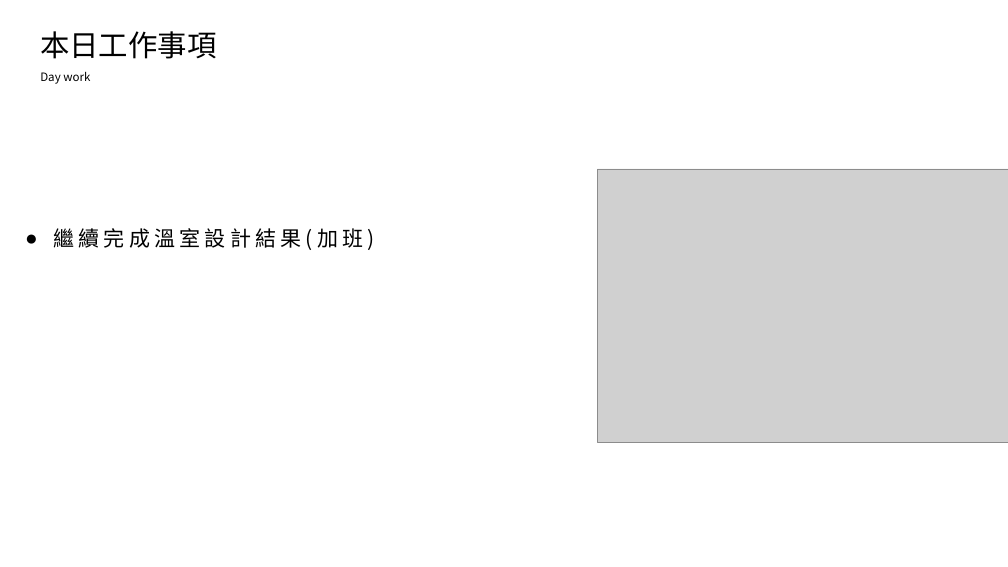
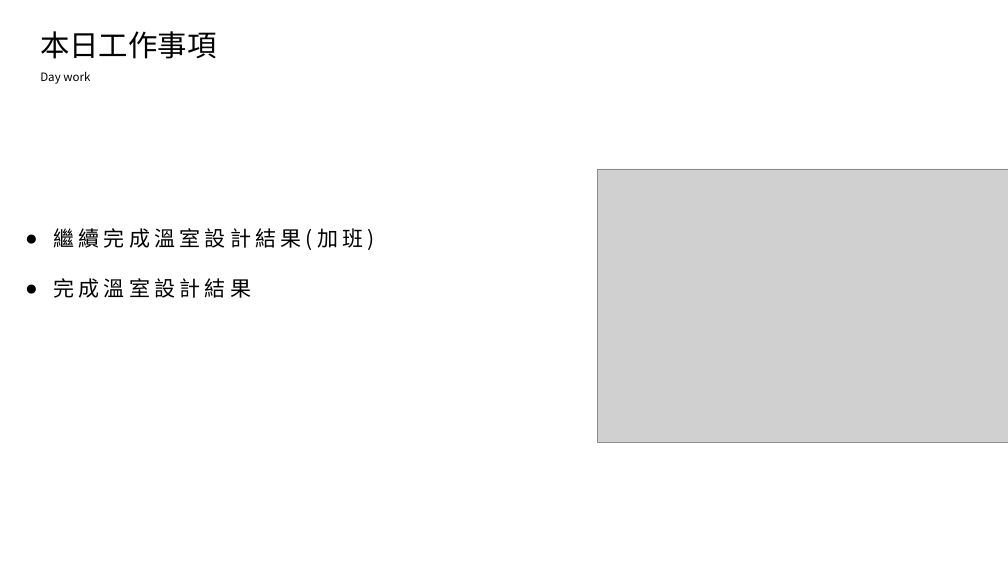
Before and after one commit to king637324/KnowledgeGreenhouseSystem, a slide deck: slide 2 of 工作日報_葉柏漢/2021.09/2021.09.10(加班)~2021.09.11工作日報_葉柏漢.pptx. Drawn at 1008x567 pixels with LibreOffice and Linux fonts; fonts in the diff are those of the drawing; grey boxes stand for pictures. Boxes give left, top, right and bottom in pixels: in the first picture for what was removed or moved away, otherwise in the second. Text is boxed around its words. In the diff, an @@ line names an element or a change of style, - is before the commit and + after.

```diff
--- a/工作日報_葉柏漢/2021.09/2021.09.10(加班)~2021.09.11工作日報_葉柏漢.pptx
+++ b/工作日報_葉柏漢/2021.09/2021.09.10(加班)~2021.09.11工作日報_葉柏漢.pptx
@@ text at [53, 278, 251, 298]: paragraph added @@
+● 完成溫室設計結果
```
Also in this commit, not shown: 1 other slide changed, 3 slides added, 3 other files.
